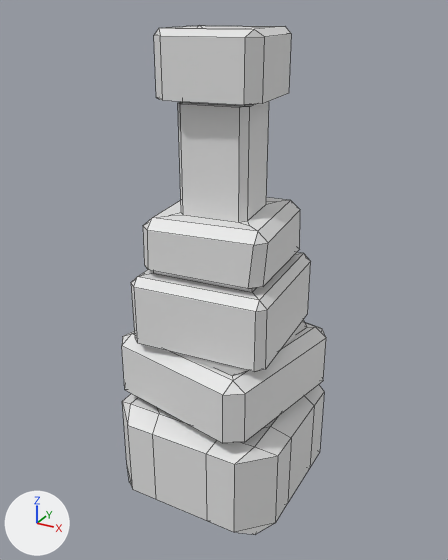
The OBJ model Assets/Environment/Pillar/PillarFinal/Pillar.obj, before and after one commit.
Before and after are seen from a camera (50 mm lens) standing at (1.49, -2.72, 2.6) and looking at (0.0, 0.0, 1.25). The axes (+X, +Y, +Z) are drawn at lower left. The lights are the same throughout. Mesh edges are drawn as thin lines. Where no turn or scale is listed for an object, it has been applied to the vertices.

The first picture shows 'Pillar'.
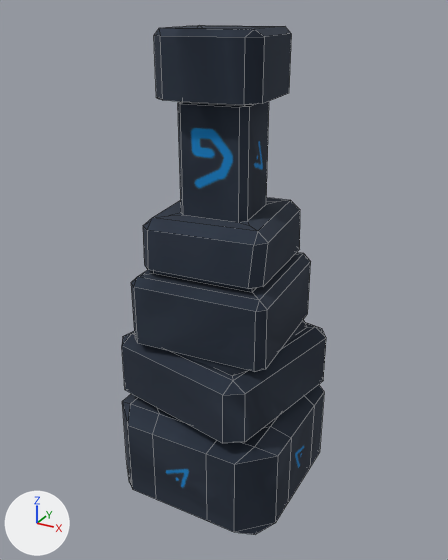
Commit message: Adding Pillar + bunch of roof changes

Location of each change, (x1, y1, x2, y2) in pixels of the pictures (448 x 560 px):
'Pillar', recoloured (grey to blue)
    both: (122, 26, 326, 534)

Edits to the bpy script that builds the scene:
```text
Add img_pillartex_png:
    img_pillartex_png = load_image('Pillartex.png', 'Pillartex.png', 1024, 1024, 'sRGB')
Add mat_lambert2sg:
    mat_lambert2sg = principled_material('lambert2SG')
    mat_lambert2sg.texture = img_pillartex_png
    mat_lambert2sg.roughness = 1.0
Change me_pillar:
    where me_pillar.from_pydata(...)  # 212 vertices, 222 faces; spans x -0.51..0.51, y -0.51..0.51, z -0.01..2.52
    add me_pillar.materials.append(mat_lambert2sg)  # picture img_pillartex_png
```
